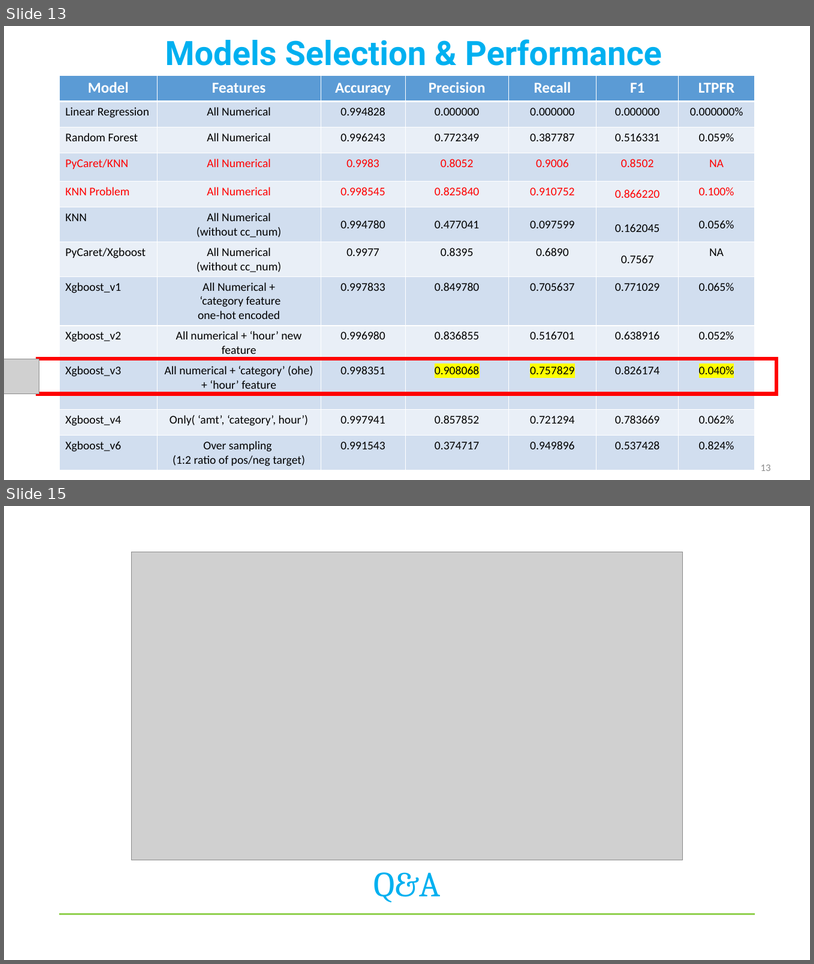
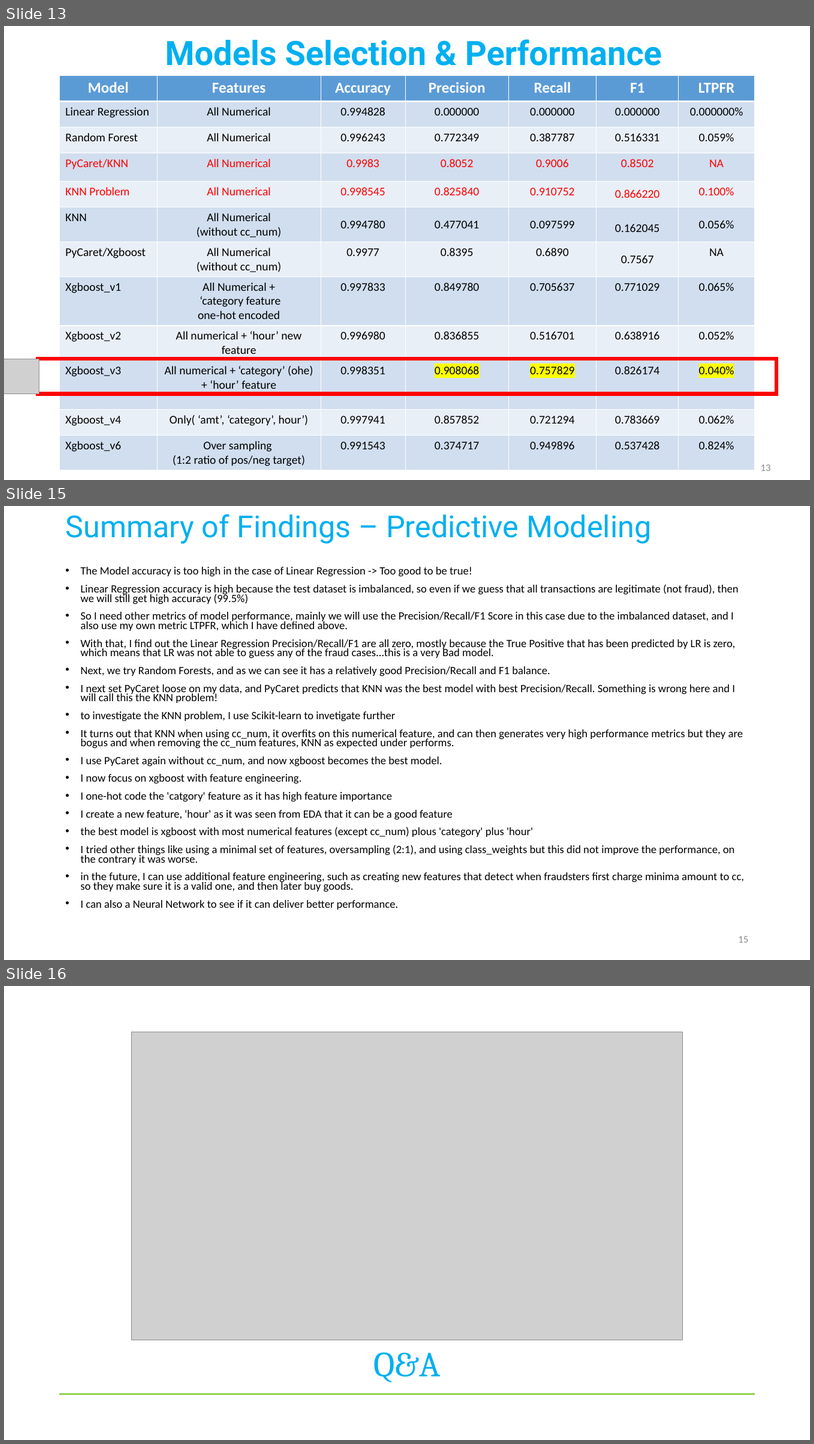
Before and after one commit to hizak/Metis_T5_DS_Projects, a slide deck: Credit Card Fraud Project.pptx. Shown one above the other, each under a label of ours: slides 13 and 15 before the commit, slides 13, 15 and 16 after it; the slides between them are not shown. The pictures are 814x964 and 814x1444 pixels, drawn with LibreOffice and Linux fonts; fonts in the diff are those of the drawing; grey boxes stand for pictures. Boxes give left, top, right and bottom in pixels: in the first picture for what was removed or moved away, otherwise in the second. Text is boxed around its words. In the diff, an @@ line names an element or a change of style, - is before the commit and + after.

```diff
--- a/Credit Card Fraud Project.pptx
+++ b/Credit Card Fraud Project.pptx
@@ slide 15 added at box(4, 506, 810, 960), background #FFFFFF @@
@@ title added at box(65, 514, 651, 544), 36 pt, text #00B0F0 @@
+Summary of Findings – Predictive Modeling
@@ text added at box(81, 567, 744, 909), 13.3 pt, text #000000 @@
+• The Model accuracy is too high in the case of Linear Regression -> Too good to be true!
+• Linear Regression accuracy is high because the test dataset is imbalanced, so even if we guess that all transactions are legitimate (not fraud), then we will still get high accuracy (99.5%)
+• So I need other metrics of model performance, mainly we will use the Precision/Recall/F1 Score in this case due to the imbalanced dataset, and I also use my own metric LTPFR, which I have defined above.
+• With that, I find out the Linear Regression Precision/Recall/F1 are all zero, mostly because the True Positive that has been predicted by LR is zero, which means that LR was not able to guess any of the fraud cases...this is a very Bad model.
+• Next, we try Random Forests, and as we can see it has a relatively good Precision/Recall and F1 balance.
+• I next set PyCaret loose on my data, and PyCaret predicts that KNN was the best model with best Precision/Recall. Something is wrong here and I will call this the KNN problem!
+• to investigate the KNN problem, I use Scikit-learn to invetigate further
+• It turns out that KNN when using cc_num, it overfits on this numerical feature, and can then generates very high performance metrics but they are bogus and when removing the cc_num features, KNN as expected under performs.
+• I use PyCaret again without cc_num, and now xgboost becomes the best model.
+• I now focus on xgboost with feature engineering.
+• I one-hot code the 'catgory' feature as it has high feature importance
+• I create a new feature, 'hour' as it was seen from EDA that it can be a good feature
+• the best model is xgboost with most numerical features (except cc_num) plous 'category' plus 'hour'
+• I tried other things like using a minimal set of features, oversampling (2:1), and using class_weights but this did not improve the performance, on the contrary it was worse.
+• in the future, I can use additional feature engineering, such as creating new features that detect when fraudsters first charge minima amount to cc, so they make sure it is a valid one, and then later buy goods.
+• I can also a Neural Network to see if it can deliver better performance.
@@ page number added at box(738, 936, 749, 942), 12 pt, text #8C8C8C @@
+15
@@ what was slide 15 is now slide 16 @@
```
Also in this commit, not shown: 3 slides changed, 1 other slide added, 1 slide removed, 1 other file.
